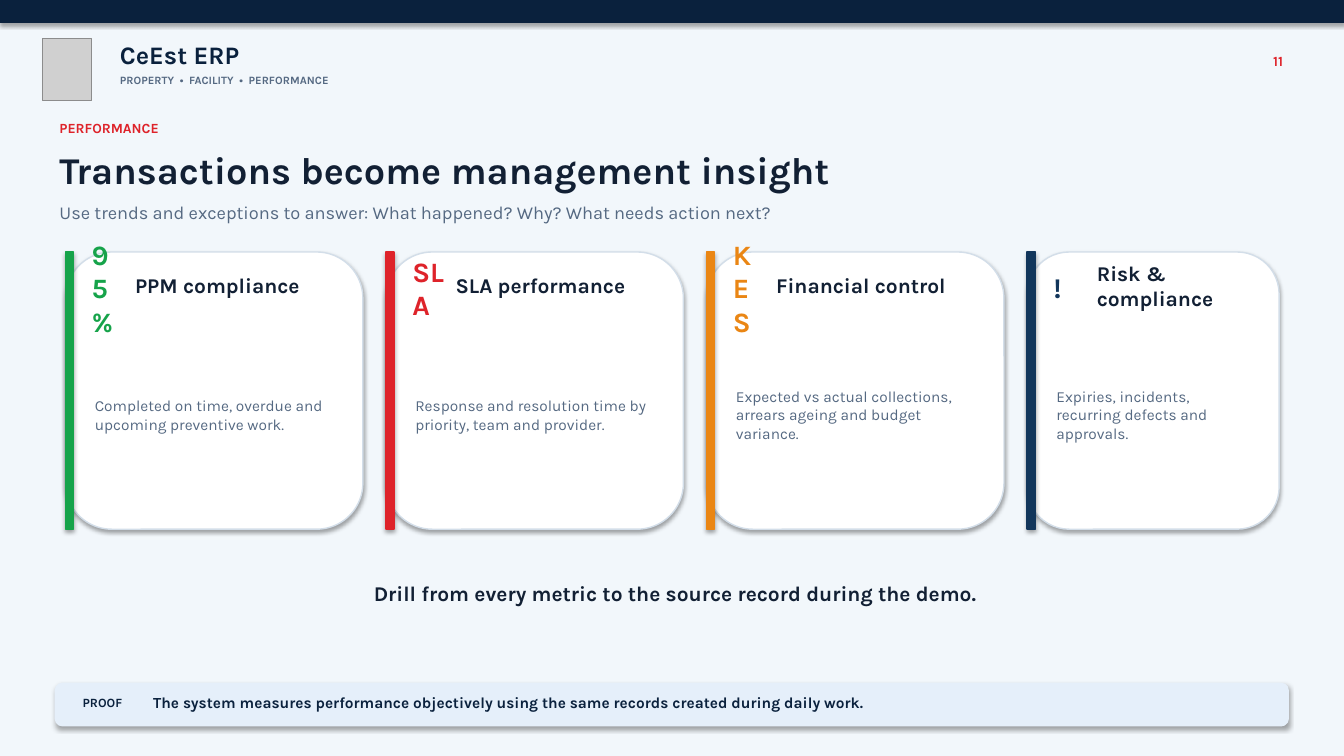
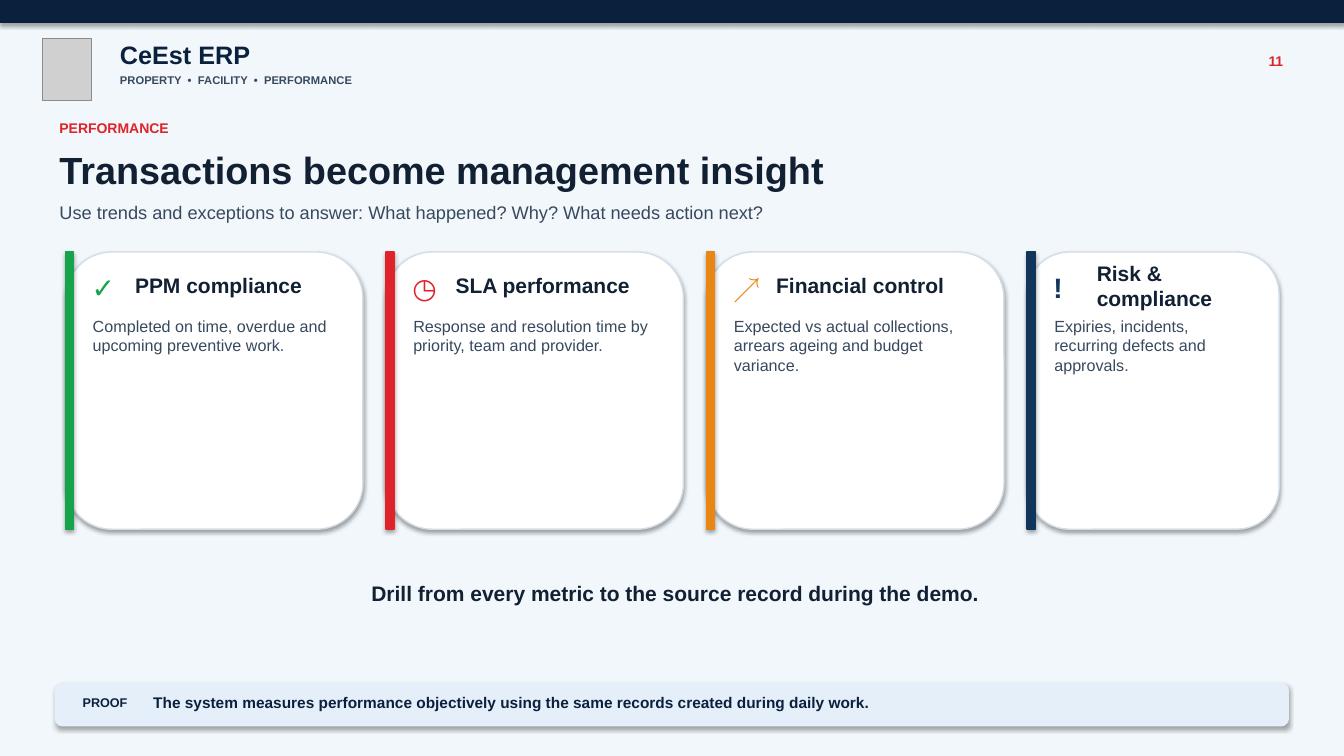
Before and after one commit to samnmbuguah/Center_Estates, a slide deck: slide 12 of docs/presentations/CeEst_ERP_Live_Demo_Presentation.pptx. Drawn at 1344x756 pixels with LibreOffice and Linux fonts; fonts in the diff are those of the drawing; grey boxes stand for pictures. Boxes give left, top, right and bottom in pixels: in the first picture for what was removed or moved away, otherwise in the second. Text is boxed around its words. In the diff, an @@ line names an element or a change of style, - is before the commit and + after.

Commit message:
fix(demo): improve presentation contrast and layout

```diff
--- a/docs/presentations/CeEst_ERP_Live_Demo_Presentation.pptx
+++ b/docs/presentations/CeEst_ERP_Live_Demo_Presentation.pptx
@@ text "PROPERTY • FACILITY • PERFORMANCE" at box(120, 76, 352, 84): font Karla to Arial, text colour #556982 to #37495E @@
@@ text "Use trends and exceptions to ..." at box(59, 206, 763, 223): font Karla to Arial, text colour #556982 to #37495E @@
@@ text at box(88, 270, 128, 306): text changed; font Karla to Arial @@
-95%
+✓
@@ text at box(456, 279, 493, 294): text changed; font Karla to Arial @@
-SLA
+◷
@@ text at box(729, 270, 769, 306): text changed; font Karla to Arial @@
-KES
+↗
@@ size 11 to 11.5 pt, font Karla to Arial, text colour #556982 to #37495E; vertical alignment middle to top in 4 elements at box(93, 320, 327, 355), box(413, 320, 648, 355), box(734, 320, 954, 371), box(1054, 320, 1206, 375) @@
@@ font Karla to Arial in 11 elements at box(120, 46, 250, 65), box(59, 123, 168, 133), box(59, 156, 824, 191), box(1269, 56, 1284, 66), box(135, 277, 301, 298), box(456, 277, 630, 298), box(776, 277, 944, 294), box(1097, 265, 1212, 310), box(371, 585, 979, 605), box(83, 698, 128, 707), box(153, 697, 869, 711) @@
```
Also in this commit, not shown: 16 other slides changed, 2 other files.
